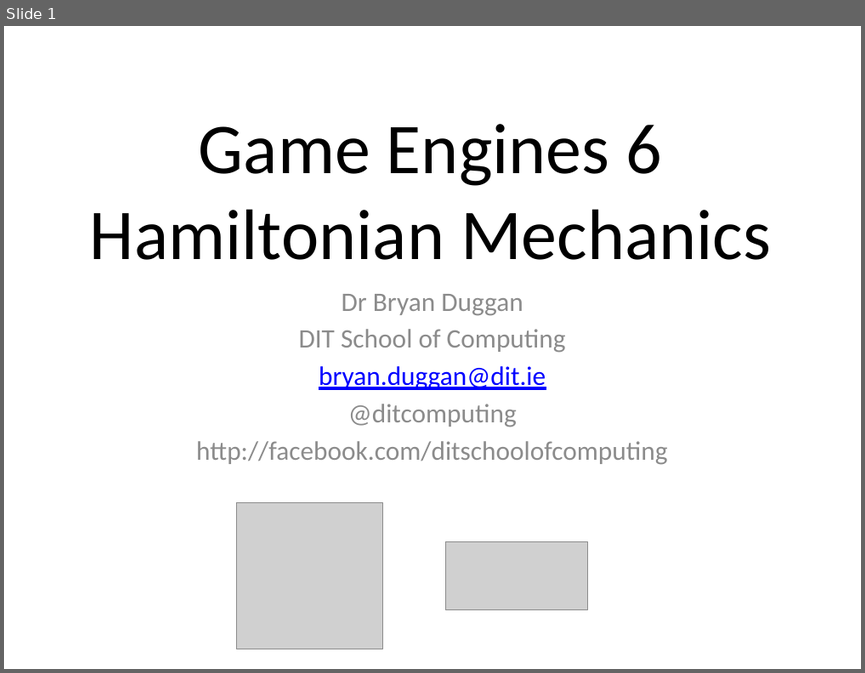
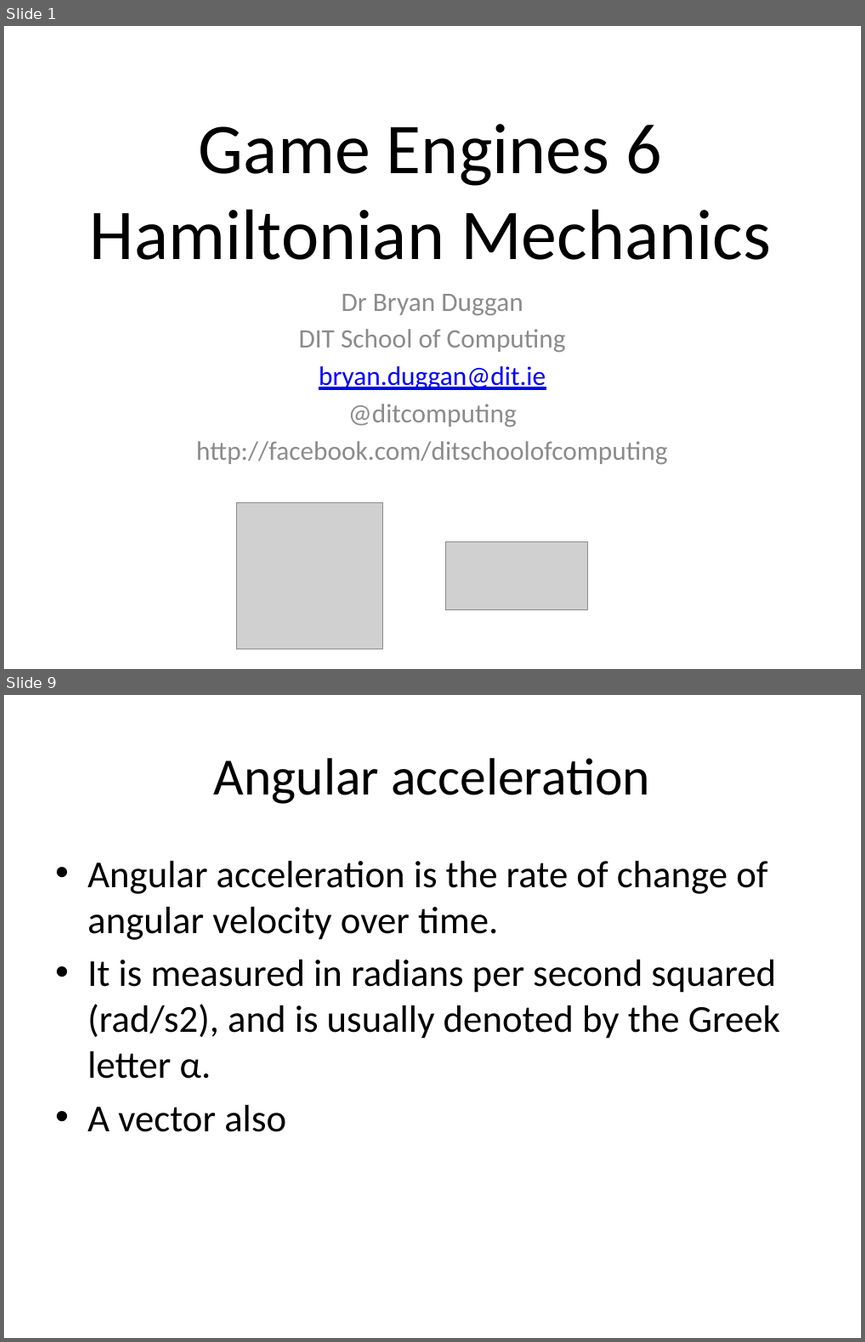
Before and after one commit to skooter500/BGE-V1, a slide deck: Lectures/Game Engines 7.pptx. Shown one above the other, each under a label of ours: slide 1 before the commit, slides 1 and 9 after it; the slides between them are not shown. The pictures are 865x673 and 865x1342 pixels, drawn with LibreOffice and Linux fonts; fonts in the diff are those of the drawing; grey boxes stand for pictures; background and template pictures are left out. Boxes give left, top, right and bottom in pixels: in the first picture for what was removed or moved away, otherwise in the second. Text is boxed around its words. In the diff, an @@ line names an element or a change of style, - is before the commit and + after.

```diff
--- a/Lectures/Game Engines 7.pptx
+++ b/Lectures/Game Engines 7.pptx
@@ slide 9 added at box(4, 695, 861, 1338), background #FFFFFF @@
@@ title added at box(214, 758, 650, 804), 44 pt, text #000000 @@
+Angular acceleration
@@ text added at box(87, 861, 780, 1132), 32 pt, text #000000 @@
+• Angular acceleration is the rate of change of angular velocity over time.
+• It is measured in radians per second squared (rad/s2), and is usually denoted by the Greek letter α.
+• A vector also
```
Also in this commit, not shown: 18 other slides added, 1 other file.
